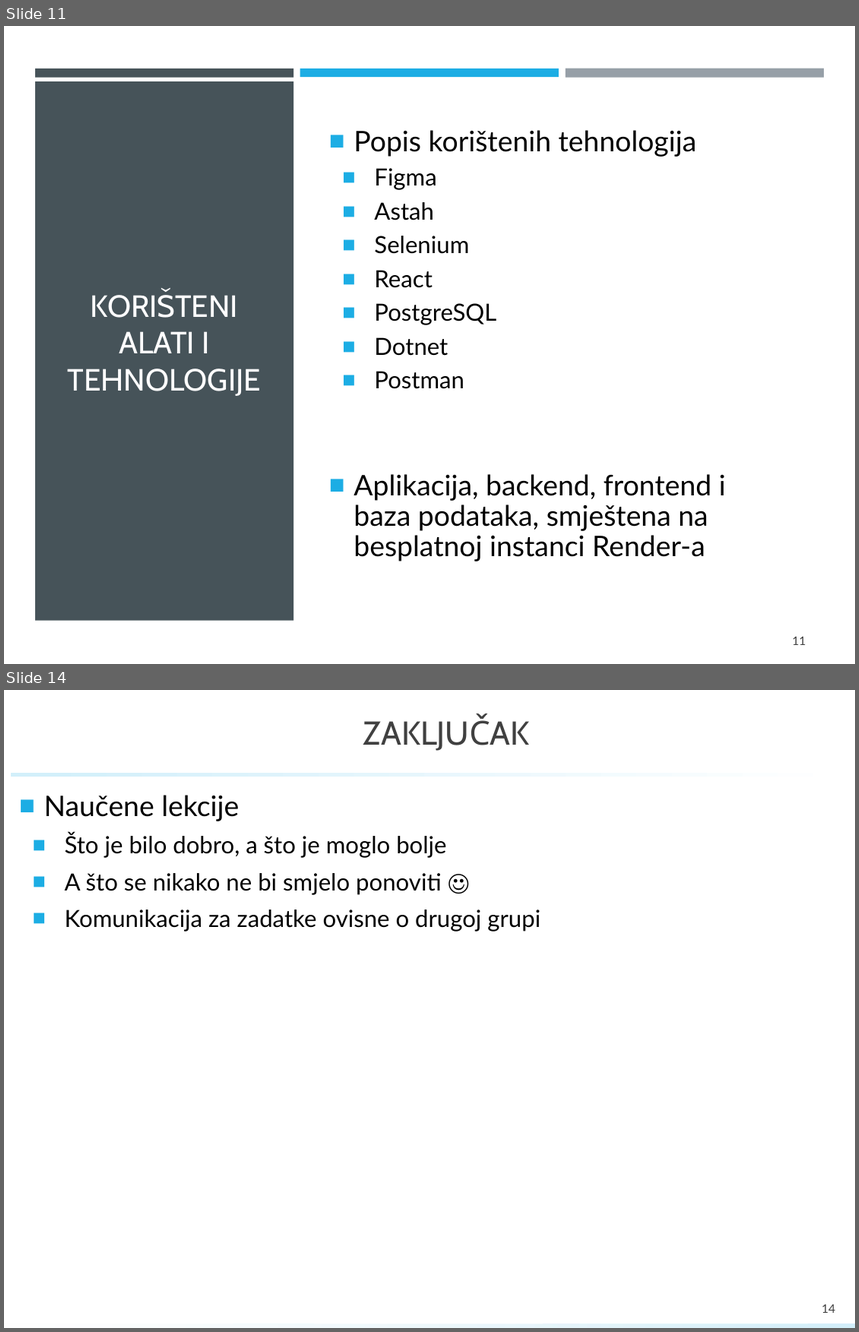
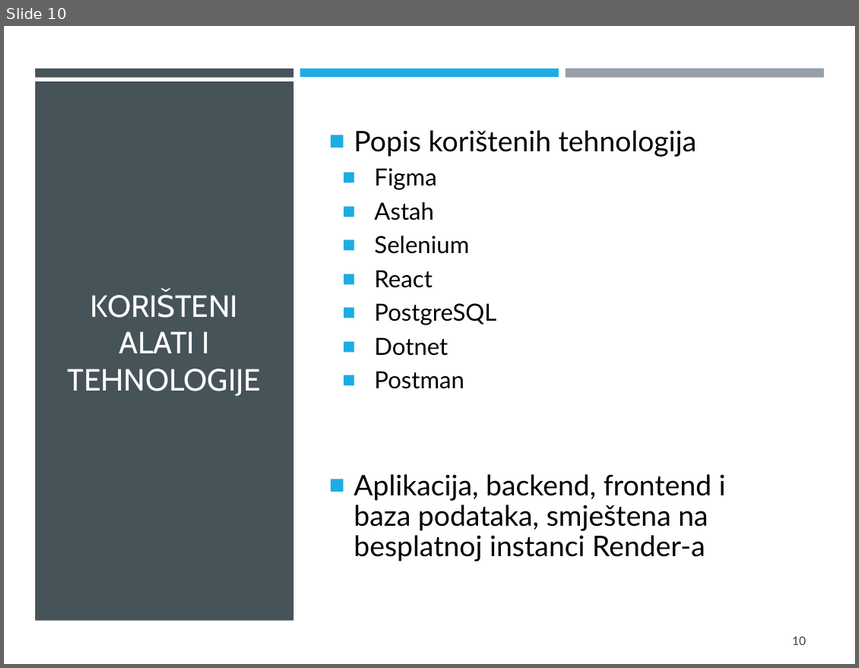
Before and after one commit to GolubIvan/Programsko-inzenjerstvo, a slide deck: PROINZ_TG11_4_eZgrada.pptx. Shown one above the other, each under a label of ours: slides 11 and 14 before the commit, slide 10 after it; the slides between them are not shown. The pictures are 859x1332 and 859x668 pixels, drawn with LibreOffice and Linux fonts; fonts in the diff are those of the drawing; background and template pictures are left out. Boxes give left, top, right and bottom in pixels: in the first picture for what was removed or moved away, otherwise in the second. Text is boxed around its words. In the diff, an @@ line names an element or a change of style, - is before the commit and + after.

```diff
--- a/PROINZ_TG11_4_eZgrada.pptx
+++ b/PROINZ_TG11_4_eZgrada.pptx
@@ slide 14 removed at [4,690,855,1328], background #FFFFFF; not listed: 1 template element that a slide beside it also shows @@
@@ title removed at [78,693,815,771] @@
-ZAKLJUČAK
@@ rectangle removed at [11,773,848,777] @@
@@ text removed at [44,795,541,932] @@
-■ Naučene lekcije
-  ■ Što je bilo dobro, a što je moglo bolje
-  ■ A što se nikako ne bi smjelo ponoviti ☺
-  ■ Komunikacija za zadatke ovisne o drugoj grupi
@@ page number removed at [822,1305,835,1313] @@
-14
@@ what was slide 11 is now slide 10 @@
@@ page number at [792,636,806,645]: text changed @@
-11
+10
```
Also in this commit, not shown: 3 slides changed, 3 slides added, 3 other slides removed.
